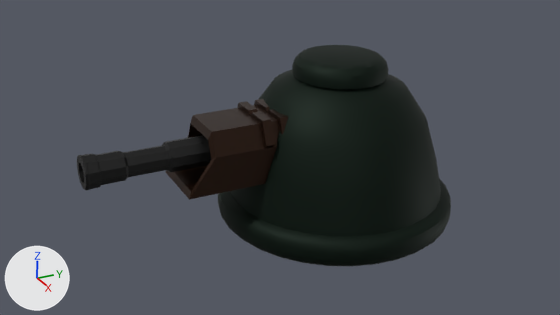
An edit to the Blender file Blender Models/Laser Turret/LaserTurret.blend, drawn before and after from the same camera.
Rendered twice from the file's camera 'Camera'. Lighting does not change. The marker at lower left points along +X, +Y and +Z.
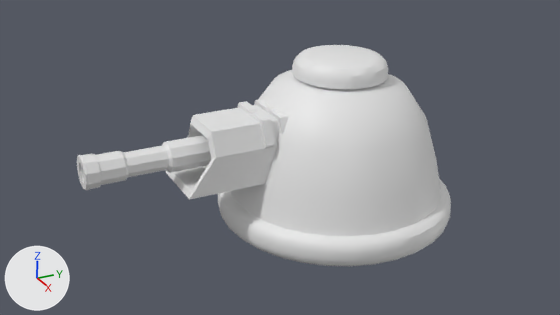
Changed parts and their boxes (x1, y1, x2, y2) in the pictures (560 x 315 px):
'Circle', recoloured (black to white): (218, 45, 451, 266) in both
'Cube', recoloured: (166, 99, 289, 200) in both
'Cylinder', recoloured (black to grey): (77, 135, 211, 190) in both

Patch to the scene script:
```diff
--- a/Blender Models/Laser Turret/LaserTurret.blend.py
+++ b/Blender Models/Laser Turret/LaserTurret.blend.py
@@ me_circle @@
 me_circle.from_pydata(...)  # 544 vertices, 484 faces; spans x -1.0..1.0, y -1.0..1.0, z 0.0..1.4
-me_circle.materials.append(mat_material)  # black #061a0f
@@ me_cube_001 @@
 me_cube_001.from_pydata(...)  # 162 vertices, 142 faces; spans x 0.0..0.78, y -1.0..1.0, z -0.5..0.35
-me_cube_001.materials.append(mat_handle)  # brown #352217
@@ me_cylinder @@
 me_cylinder.from_pydata(...)  # 350 vertices, 342 faces; spans x -0.95..0.95, y -1.0..1.0, z -1.0..0.98
-me_cylinder.materials.append(mat_barrel)  # black #343434
```
